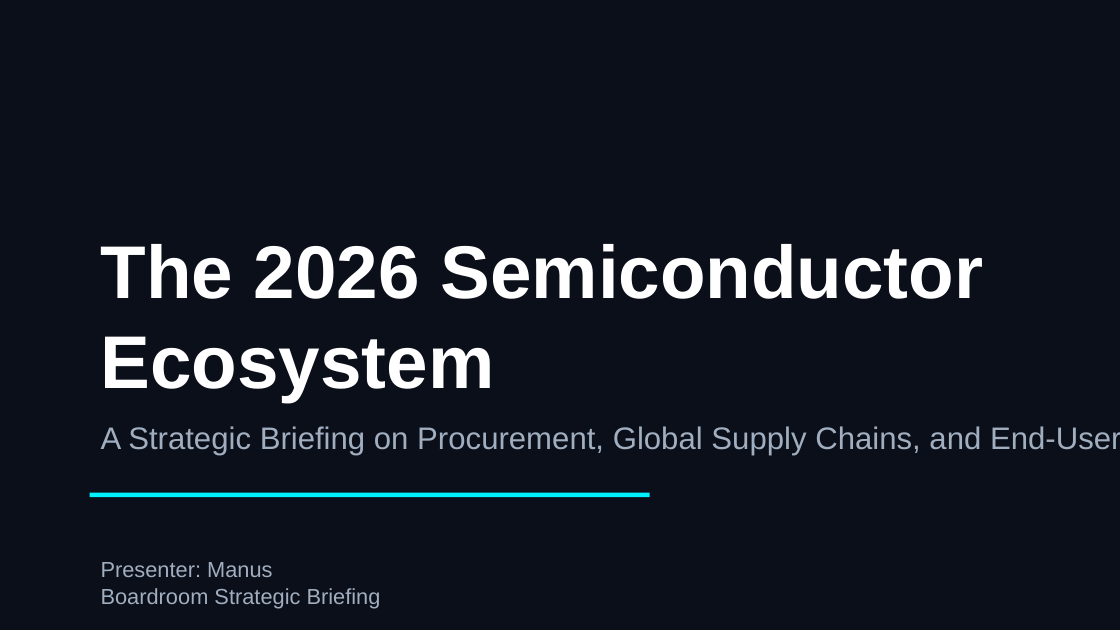
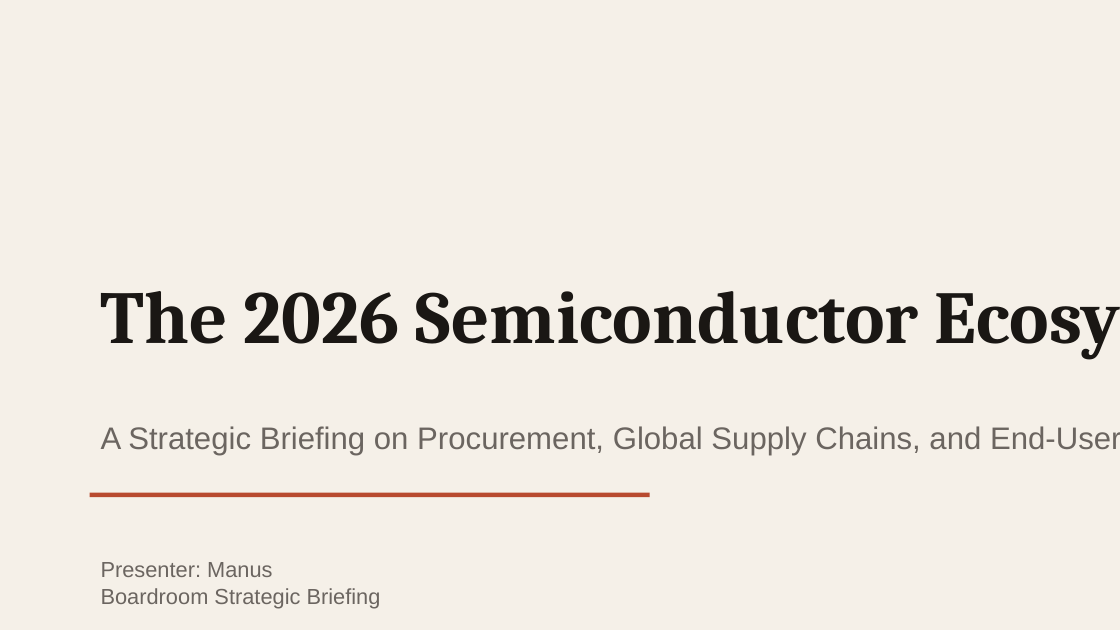
Before and after one commit to 6821711420061-a11y/semiconductor-presentation, a slide deck: slide 1 of output/semiconductor-ecosystem-2026.pptx. Drawn at 1120x630 pixels with LibreOffice and Linux fonts; fonts in the diff are those of the drawing. Boxes give left, top, right and bottom in pixels: in the first picture for what was removed or moved away, otherwise in the second. Text is boxed around its words. In the diff, an @@ line names an element or a change of style, - is before the commit and + after.

Commit message:
Overhaul presentation to warm editorial design system

```diff
--- a/output/semiconductor-ecosystem-2026.pptx
+++ b/output/semiconductor-ecosystem-2026.pptx
@@ background #0B0F19 to #F5F0E8 @@
@@ text "The 2026 Semiconductor Ecosystem" at (x1=101, y1=291, x2=919, y2=344): font Arial to Cambria, text colour #FFFFFF to #1A1714 @@
@@ text "A Strategic Briefing on Procurement, ..." at (x1=101, y1=426, x2=1120, y2=455): text colour #A0AEC0 to #6B6560 @@
@@ rectangle at (x1=90, y1=493, x2=650, y2=497): fill #00F2FE to #B84A2F @@
@@ text "Presenter: Manus" at (x1=101, y1=562, x2=381, y2=608): text colour #A0AEC0 to #6B6560 @@
```
Also in this commit, not shown: 16 other slides changed, 7 other files.
